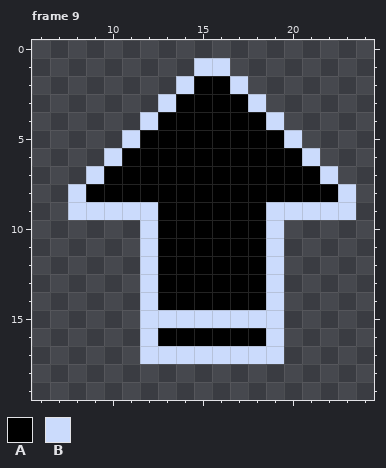
Two states of a pixel-art file, assets/images/ui/spell-image.aseprite. Above: the version before the commit.
32x32 pixels, 9 frames. Shown: frame 9: x 6..24, y 0..19.
Palette (. is transparent): A #000000  B #cbdbfc
Pixels before, frame 9, first column x 8:
 1 .......BB.......
 2 ......BAAB......
 3 .....BAAAAB.....
 4 ....BAAAAAAB....
 5 ...BAAAAAAAAB...
 6 ..BAAAAAAAAAAB..
 7 .BAAAAAAAAAAAAB.
 8 BAAAAAAAAAAAAAAB
 9 BBBBBAAAAAABBBBB
10 ....BAAAAAAB....
11 ....BAAAAAAB....
12 ....BAAAAAAB....
13 ....BAAAAAAB....
14 ....BAAAAAAB....
15 ....BBBBBBBB....
16 ....BAAAAAAB....
17 ....BBBBBBBB....
After the commit:
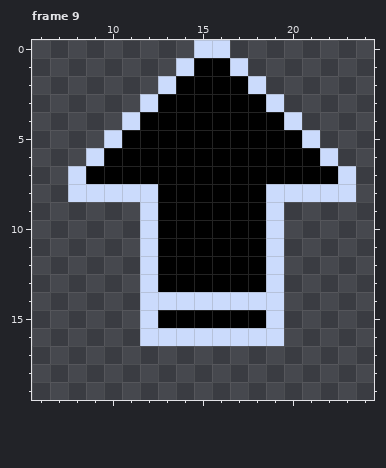
What changed:
{"where": "frame 9"}
{"frame":9,"y":0,"x":15,"old":"..","new":"BB"}
{"frame":9,"y":1,"x":14,"old":".BB.","new":"BAAB"}
{"frame":9,"y":2,"x":13,"old":".B","new":"BA"}
{"frame":9,"y":2,"x":17,"old":"B.","new":"AB"}
{"frame":9,"y":3,"x":12,"old":".B","new":"BA"}
{"frame":9,"y":3,"x":18,"old":"B.","new":"AB"}
{"frame":9,"y":4,"x":11,"old":".B","new":"BA"}
{"frame":9,"y":4,"x":19,"old":"B.","new":"AB"}
{"frame":9,"y":5,"x":10,"old":".B","new":"BA"}
{"frame":9,"y":5,"x":20,"old":"B.","new":"AB"}
{"frame":9,"y":6,"x":9,"old":".B","new":"BA"}
{"frame":9,"y":6,"x":21,"old":"B.","new":"AB"}
{"frame":9,"y":7,"x":8,"old":".B","new":"BA"}
{"frame":9,"y":7,"x":22,"old":"B.","new":"AB"}
{"frame":9,"y":8,"x":9,"old":"AAAA","new":"BBBB"}
{"frame":9,"y":8,"x":19,"old":"AAAA","new":"BBBB"}
{"frame":9,"y":9,"x":8,"old":"BBBB","new":"...."}
{"frame":9,"y":9,"x":20,"old":"BBBB","new":"...."}
{"frame":9,"y":14,"x":13,"old":"AAAAAA","new":"BBBBBB"}
{"frame":9,"y":15,"x":13,"old":"BBBBBB","new":"AAAAAA"}
{"frame":9,"y":16,"x":13,"old":"AAAAAA","new":"BBBBBB"}
{"frame":9,"y":17,"x":12,"old":"BBBBBBBB","new":"........"}
{"label":"changed","picture_box":[68,40,356,364]}
